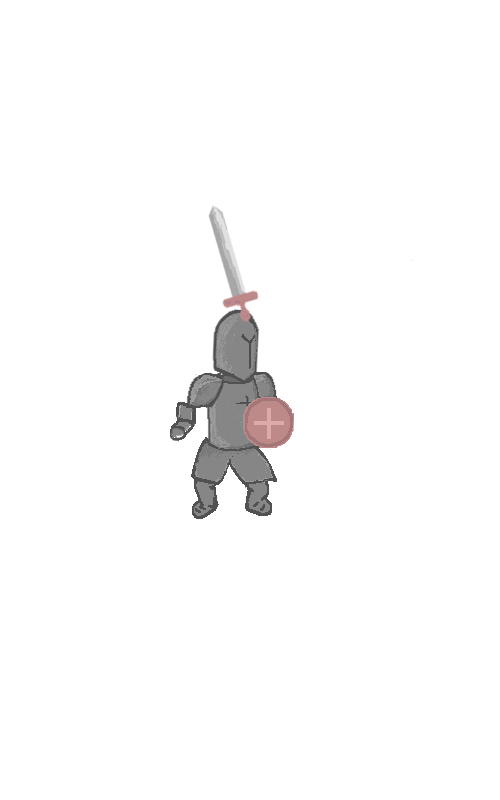
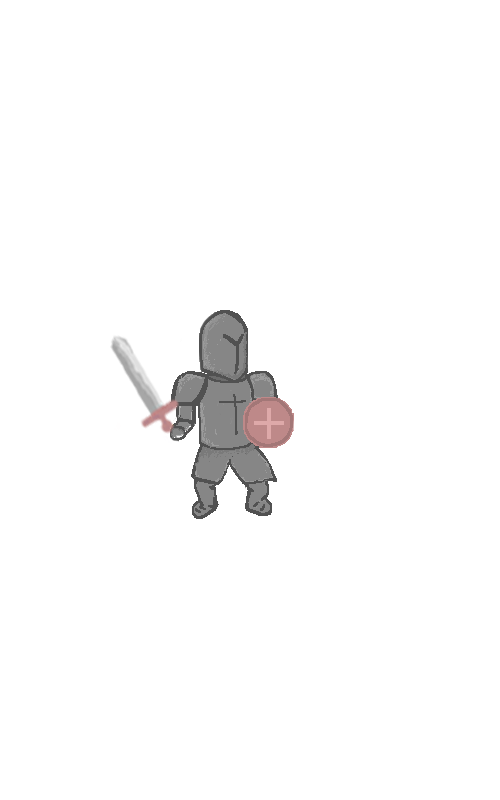
Layers edited between the first and the second 500 × 800 image:
showed "무기-공격26" over left=110, top=335, right=194, bottom=434
hid "무기-공격10" over left=148, top=204, right=270, bottom=385
hid "헬멧 채색-1-공격2" over left=176, top=309, right=263, bottom=430
showed "헬멧 채색-1" over left=160, top=310, right=255, bottom=432
hid "몸통 채색-1-공격2" over left=186, top=372, right=278, bottom=451
showed "몸통 채색-1" over left=170, top=371, right=278, bottom=450
hid "레이어 0" over left=110, top=204, right=412, bottom=451
